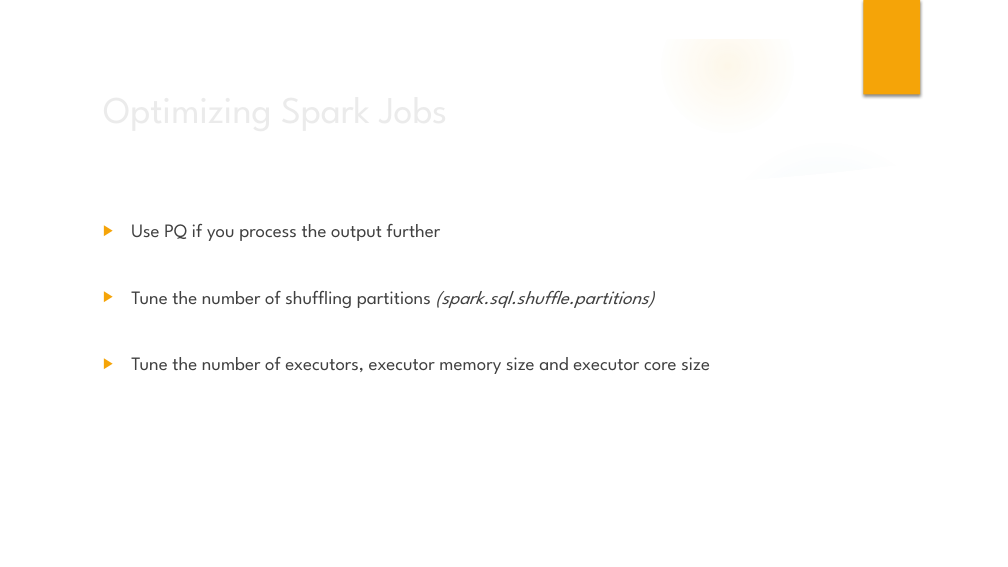
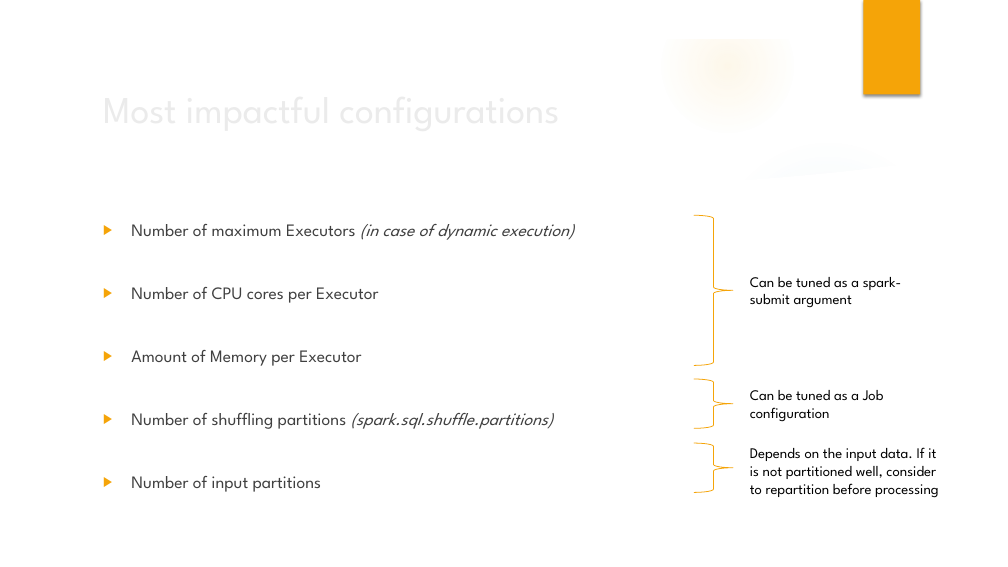
Before and after one commit to azimmerman0125/spark-training-october-13, a slide deck: slide 50 of slides/Introduction to Apache Spark.pptx (slide 41 before the commit). Drawn at 1008x567 pixels with LibreOffice and Linux fonts; fonts in the diff are those of the drawing; background and template pictures are left out. Boxes give left, top, right and bottom in pixels: in the first picture for what was removed or moved away, otherwise in the second. Text is boxed around its words. In the diff, an @@ line names an element or a change of style, - is before the commit and + after.

Commit message:
slides updated

```diff
--- a/slides/Introduction to Apache Spark.pptx
+++ b/slides/Introduction to Apache Spark.pptx
@@ title at <box>95,79,820,139</box>: text changed @@
-Optimizing Spark Jobs
+Most impactful configurations
@@ text at <box>131,224,574,492</box>: text changed; size 18 to 16.6 pt @@
-▶ Use PQ if you process the output further
-▶ Tune the number of shuffling partitions (spark.sql.shuffle.partitions)
-▶ Tune the number of executors, executor memory size and executor core size
+▶ Number of maximum Executors (in case of dynamic execution)
+▶ Number of CPU cores per Executor
+▶ Amount of Memory per Executor
+▶ Number of shuffling partitions (spark.sql.shuffle.partitions)
+▶ Number of input partitions
@@ right brace added at <box>694,216,733,366</box>, outline #F5A408 0.75 pt @@
@@ text added at <box>750,277,901,308</box>, 14 pt, text #000000 @@
+Can be tuned as a spark-submit argument
@@ right brace added at <box>694,379,733,428</box>, outline #F5A408 0.75 pt @@
@@ text added at <box>750,390,884,422</box>, 14 pt, text #000000 @@
+Can be tuned as a Job configuration
@@ right brace added at <box>694,443,733,492</box>, outline #F5A408 0.75 pt @@
@@ text added at <box>750,447,939,498</box>, 14 pt, text #000000 @@
+Depends on the input data. If it is not partitioned well, consider to repartition before processing
```
Also in this commit, not shown: 11 other slides changed, 15 slides added, 3 slides removed.
